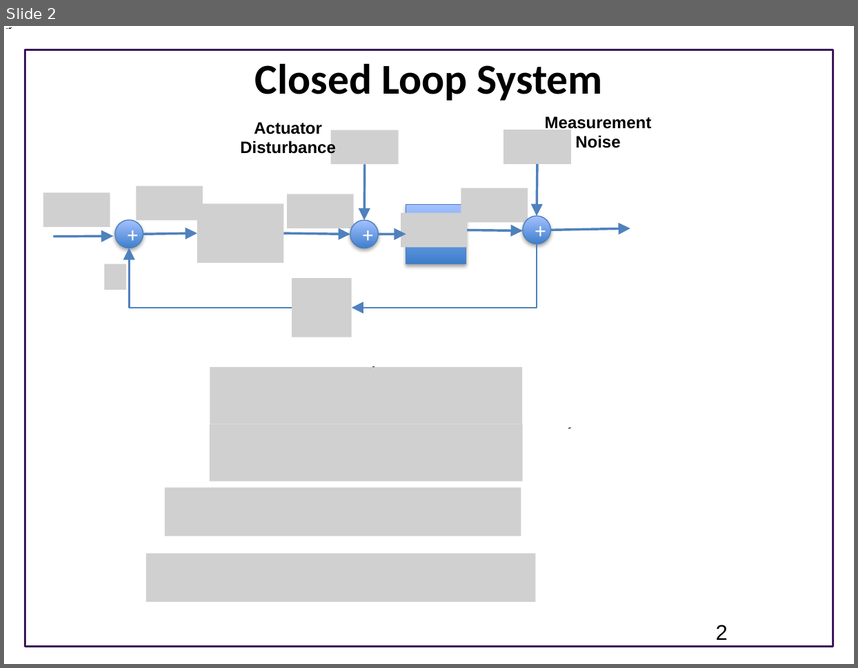
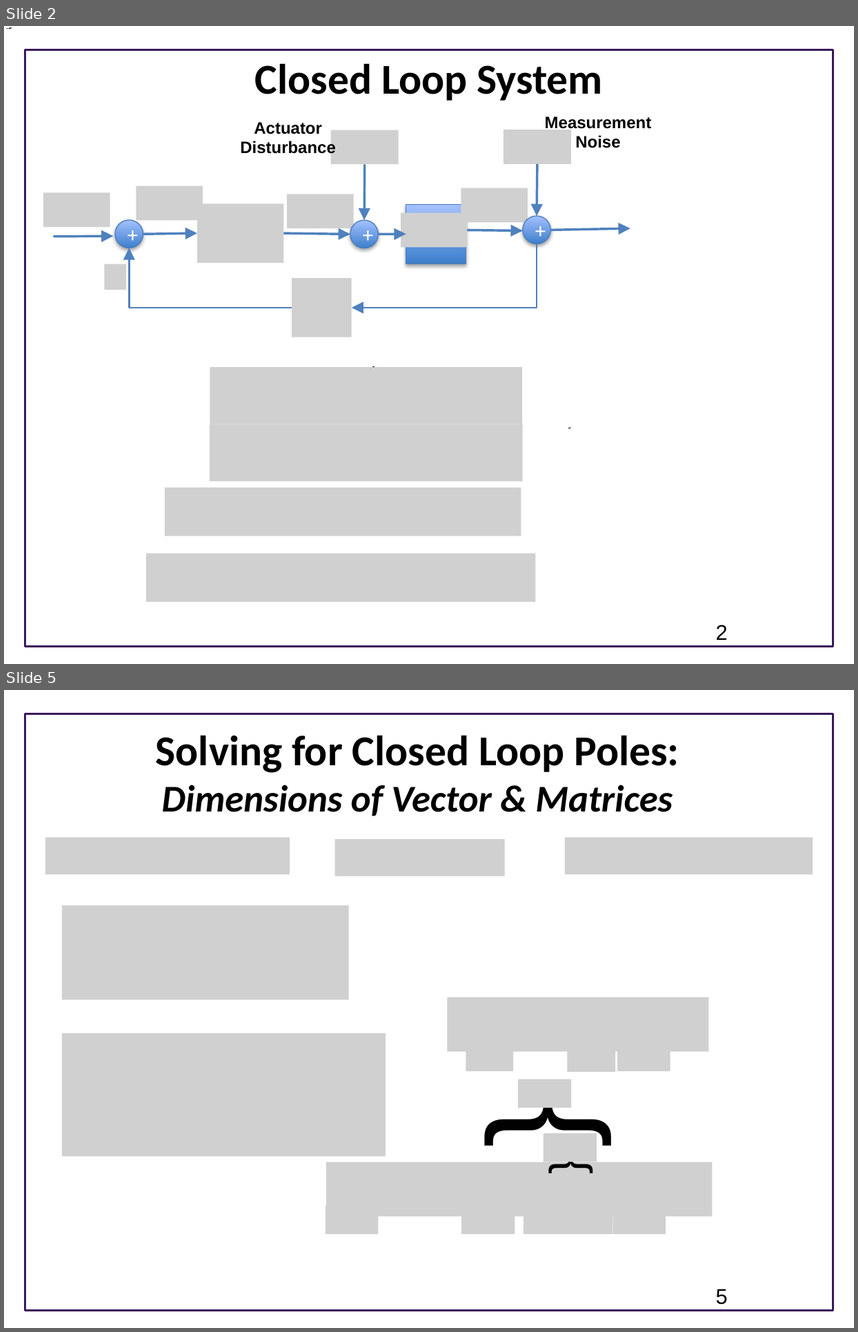
Before and after one commit to joseph-hellerstein/advanced-controls-lectures, a slide deck: Lecture_22-Designing-Closed-Loop-Systems/Designing-Proportional-Controllers.pptx. Shown one above the other, each under a label of ours: slide 2 before the commit, slides 2 and 5 after it; the slides between them are not shown. The pictures are 858x668 and 858x1332 pixels, drawn with LibreOffice and Linux fonts; fonts in the diff are those of the drawing; grey boxes stand for pictures; background and template pictures are left out. Boxes give left, top, right and bottom in pixels: in the first picture for what was removed or moved away, otherwise in the second. Text is boxed around its words. In the diff, an @@ line names an element or a change of style, - is before the commit and + after.

Commit message:
updates

```diff
--- a/Lecture_22-Designing-Closed-Loop-Systems/Designing-Proportional-Controllers.pptx
+++ b/Lecture_22-Designing-Closed-Loop-Systems/Designing-Proportional-Controllers.pptx
@@ slide 5 added at (4, 690, 854, 1328), background #FFFFFF; not listed: 1 template element that a slide beside it also shows @@
@@ title added at (156, 735, 679, 816), 32 pt, text #000000, bold, italic @@
+Solving for Closed Loop Poles:
+Dimensions of Vector & Matrices
@@ picture added at (45, 837, 290, 874) @@
@@ picture added at (335, 839, 505, 876) @@
@@ picture added at (565, 837, 813, 874) @@
@@ picture added at (62, 905, 349, 999) @@
@@ picture added at (447, 997, 708, 1052) @@
@@ picture added at (62, 1034, 386, 1156) @@
@@ picture added at (466, 1043, 513, 1072) @@
@@ picture added at (568, 1043, 616, 1072) @@
@@ picture added at (618, 1043, 671, 1072) @@
@@ picture added at (135, 1065, 188, 1094) @@
@@ picture added at (518, 1078, 572, 1107) @@
@@ picture added at (134, 1093, 188, 1122) @@
@@ text added at (444, 1094, 617, 1156), 115 pt, text #000000 @@
+}
@@ picture added at (134, 1123, 183, 1152) @@
@@ picture added at (543, 1133, 597, 1162) @@
@@ picture added at (326, 1162, 712, 1216) @@
@@ text added at (532, 1149, 597, 1182), 40 pt, text #000000 @@
+}
@@ picture added at (326, 1205, 378, 1234) @@
@@ picture added at (461, 1205, 515, 1234) @@
@@ picture added at (524, 1205, 576, 1234) @@
@@ picture added at (564, 1205, 613, 1234) @@
@@ picture added at (613, 1205, 665, 1234) @@
@@ page number added at (716, 1288, 728, 1304), 18 pt, text #000000 @@
+5
```
Also in this commit, not shown: 1 slide changed, 4 other slides added.
